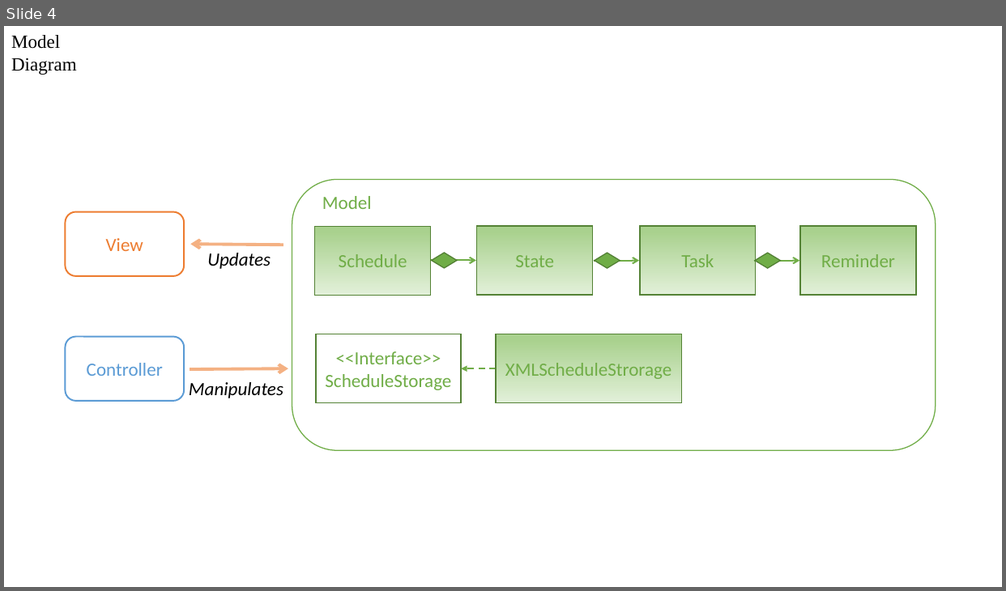
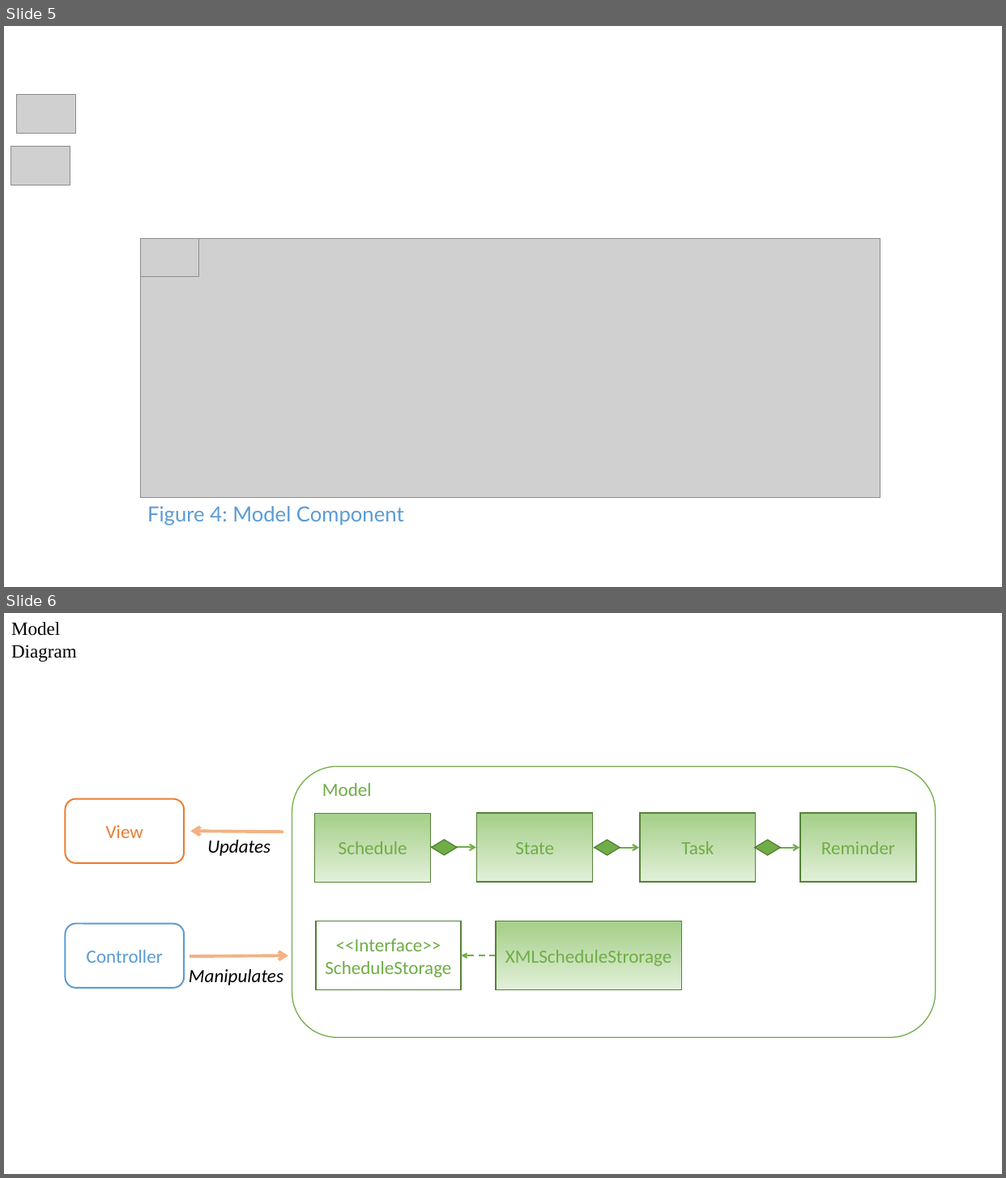
Before and after one commit to CS2103AUG2016-W11-C1/main, a slide deck: doc/DeveloperGuide.pptx. Shown one above the other, each under a label of ours: slide 4 before the commit, slides 5 and 6 after it. The pictures are 1006x591 and 1006x1178 pixels, drawn with LibreOffice and Linux fonts; fonts in the diff are those of the drawing; grey boxes stand for pictures. Boxes give left, top, right and bottom in pixels: in the first picture for what was removed or moved away, otherwise in the second. Text is boxed around its words. In the diff, an @@ line names an element or a change of style, - is before the commit and + after.

```diff
--- a/doc/DeveloperGuide.pptx
+++ b/doc/DeveloperGuide.pptx
@@ slide 5 added at box(4, 26, 1002, 587), background #FFFFFF @@
@@ picture added at box(17, 95, 76, 134) @@
@@ picture added at box(11, 147, 70, 185) @@
@@ picture added at box(140, 238, 880, 497) @@
@@ picture added at box(140, 238, 199, 278) @@
@@ text added at box(147, 506, 404, 526), 20 pt, text #5B9BD5 @@
+Figure 4: Model Component
@@ what was slide 4 is now slide 6 @@
```
Also in this commit, not shown: 3 slides changed, 1 other slide added, 16 other files.
